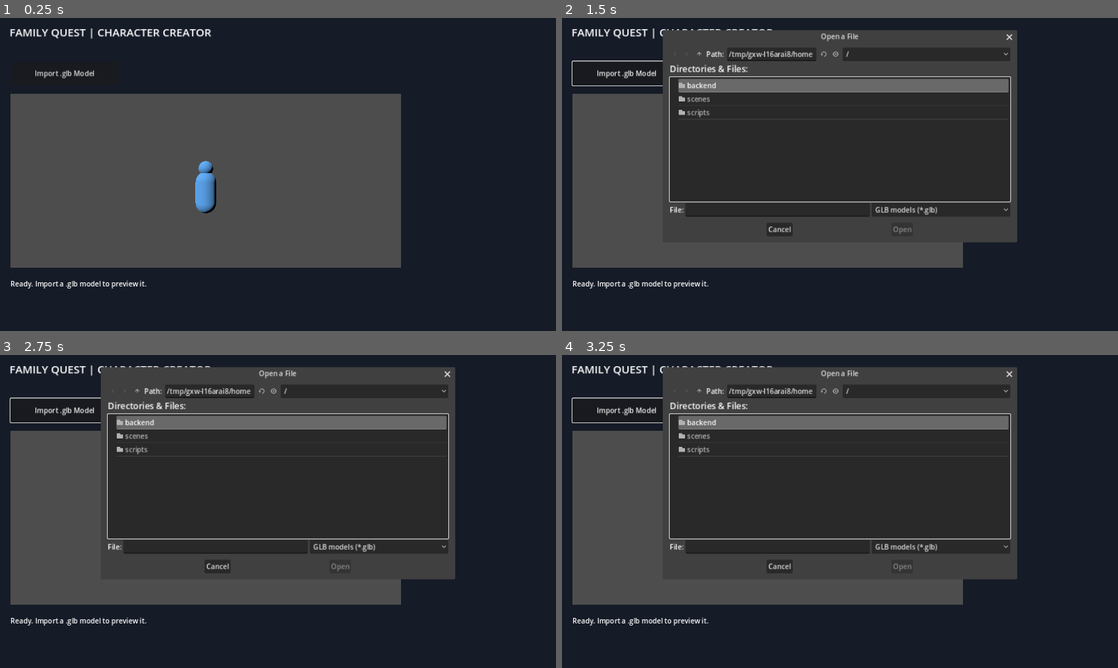
Above: before the commit, frames 1-4 (two rows, left to right).
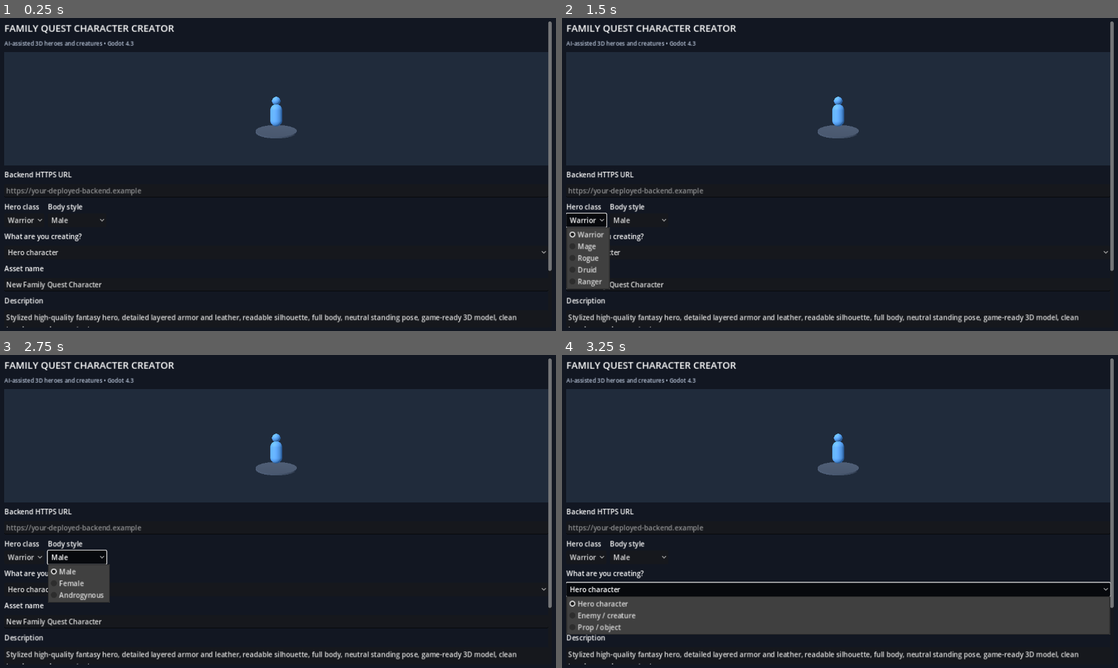
Above: after the commit, the same moments.

Repository: joeywhipple5-dot/FamilyQuest-Character-Creator
Game: Godot game, scene res://scenes/main.tscn
The game is run twice, just before and just after one commit, with the same random seed, the same clock (stepped at 60 frames per second) and the same inputs.
Inputs (mouse positions are in pixels of both pictures, inside the frame that each line leads up to):
- Up to frame 1 (0.25 s): no input
- Up to frame 2 (1.5 s): click (628, 74) at 0.5 s, where only the run before the commit has a clickable "Import .glb Model"; click (584, 221) at 1.25 s, where only the run after the commit has a clickable "Warrior"
- Up to frame 3 (2.75 s): click (77, 558) at 2 s, where only the run after the commit has a clickable "Male"
- Up to frame 4 (3.25 s): click (840, 589) at 2.75 s, where only the run after the commit has a clickable "Hero character"

The runs differ from the first frame. In frame 1, 44% of the frame differs, in the area x 0-100%, y 1-99%; in frame 2, 36%; in frame 3, 35%; in frame 4, 45%.

Commit message:
Enhance Family Quest Character Creator interface
Refactor character creator UI and backend interaction logic.

Diff:
--- a/scripts/main.gd
+++ b/scripts/main.gd
@@ -1,88 +1,225 @@
+
 extends Control
+
+# Family Quest Character Creator - Godot 4.3
+# Deploy the backend and enter its HTTPS URL before generating models.
 
 var preview_root: Node3D
 var model_root: Node3D
 var camera: Camera3D
 var status_label: Label
-var file_dialog: FileDialog
-var rotate_enabled := true
-var last_touch := Vector2.ZERO
-var touch_dragging := false
-var camera_pivot: Node3D
+var server_url_input: LineEdit
+var name_input: LineEdit
+var prompt_input: TextEdit
+var class_select: OptionButton
+var gender_select: OptionButton
+var kind_select: OptionButton
+var generate_button: Button
+var import_dialog: FileDialog
+
+var generate_http: HTTPRequest
+var status_http: HTTPRequest
+var download_http: HTTPRequest
+
+var busy := false
+var current_task_id := ""
+var generated_name := "FamilyQuest_Model"
+
 
 func _ready() -> void:
-    _build_ui()
-    _build_viewport()
+    _build_interface()
     _show_test_model()
-    _set_status("Ready. Import a .glb model to preview it.")
-
-func _build_ui() -> void:
+    _set_status("Ready. Enter your backend URL, then generate or import a GLB model.")
+
+
+func _build_interface() -> void:
     var background := ColorRect.new()
-    background.color = Color("#151b27")
+    background.color = Color("#121722")
     background.set_anchors_and_offsets_preset(Control.PRESET_FULL_RECT)
+    background.mouse_filter = Control.MOUSE_FILTER_IGNORE
     add_child(background)
 
-    var header := Label.new()
-    header.text = "FAMILY QUEST | CHARACTER CREATOR"
-    header.position = Vector2(22, 14)
-    header.size = Vector2(900, 42)
-    header.add_theme_font_size_override("font_size", 25)
-    add_child(header)
+    var scroll := ScrollContainer.new()
+    scroll.set_anchors_and_offsets_preset(Control.PRESET_FULL_RECT)
+    scroll.offset_left = 10
+    scroll.offset_top = 8
+    scroll.offset_right = -10
+    scroll.offset_bottom = -8
+    add_child(scroll)
+
+    var page := VBoxContainer.new()
+    page.size_flags_horizontal = Control.SIZE_EXPAND_FILL
+    page.add_theme_constant_override("separation", 10)
+    scroll.add_child(page)
+
+    var title := Label.new()
+    title.text = "FAMILY QUEST CHARACTER CREATOR"
+    title.add_theme_font_size_override("font_size", 22)
+    title.autowrap_mode = TextServer.AUTOWRAP_WORD_SMART
+    page.add_child(title)
+
+    var subtitle := Label.new()
+    subtitle.text = "AI-assisted 3D heroes and creatures • Godot 4.3"
+    subtitle.add_theme_font_size_override("font_size", 13)
+    subtitle.modulate = Color("#b8c4d8")
+    page.add_child(subtitle)
+
+    _build_preview(page)
+
+    var server_label := Label.new()
+    server_label.text = "Backend HTTPS URL"
+    page.add_child(server_label)
+
+    server_url_input = LineEdit.new()
+    server_url_input.placeholder_text = "https://your-deployed-backend.example"
+    server_url_input.text = ""
+    server_url_input.clear_button_enabled = true
+    page.add_child(server_url_input)
+
+    var selectors := GridContainer.new()
+    selectors.columns = 2
+    selectors.add_theme_constant_override("h_separation", 8)
+    selectors.add_theme_constant_override("v_separation", 6)
+    page.add_child(selectors)
+
+    var class_box := VBoxContainer.new()
+    selectors.add_child(class_box)
+
+    var class_label := Label.new()
+    class_label.text = "Hero class"
+    class_box.add_child(class_label)
+
+    class_select = OptionButton.new()
+    for hero_class in ["Warrior", "Mage", "Rogue", "Druid", "Ranger"]:
+        class_select.add_item(hero_class)
+    class_box.add_child(class_select)
+
+    var gender_box := VBoxContainer.new()
+    selectors.add_child(gender_box)
+
+    var gender_label := Label.new()
+    gender_label.text = "Body style"
+    gender_box.add_child(gender_label)
+
+    gender_select = OptionButton.new()
+    gender_select.add_item("Male")
+    gender_select.add_item("Female")
+    gender_select.add_item("Androgynous")
+    gender_box.add_child(gender_select)
+
+    var kind_label := Label.new()
+    kind_label.text = "What are you creating?"
+    page.add_child(kind_label)
+
+    kind_select = OptionButton.new()
+    kind_select.add_item("Hero character")
+    kind_select.add_item("Enemy / creature")
+    kind_select.add_item("Prop / object")
+    kind_select.item_selected.connect(_on_kind_changed)
+    page.add_child(kind_select)
+
+    var name_label := Label.new()
+    name_label.text = "Asset name"
+    page.add_child(name_label)
+
+    name_input = LineEdit.new()
+    name_input.text = "New Family Quest Character"
+    name_input.max_length = 100
+    page.add_child(name_input)
+
+    var prompt_label := Label.new()
+    prompt_label.text = "Description"
+    page.add_child(prompt_label)
+
+    prompt_input = TextEdit.new()
+    prompt_input.custom_minimum_size = Vector2(0, 92)
+    prompt_input.placeholder_text = "Describe armor, materials, colors, face, equipment, silhouette, and fantasy style..."
+    prompt_input.wrap_mode = TextEdit.LINE_WRAPPING_BOUNDARY
+    prompt_input.text = "Stylized high-quality fantasy hero, detailed layered armor and leather, readable silhouette, full body, neutral standing pose, game-ready 3D model, clean topology, no base or text."
+    page.add_child(prompt_input)
+
+    var actions := HBoxContainer.new()
+    actions.add_theme_constant_override("separation", 8)
+    page.add_child(actions)
+
+    generate_button = Button.new()
+    generate_button.text = "Generate 3D Model"
+    generate_button.size_flags_horizontal = Control.SIZE_EXPAND_FILL
+    generate_button.custom_minimum_size = Vector2(0, 48)
+    generate_button.pressed.connect(_generate_model)
+    actions.add_child(generate_button)
 
     var import_button := Button.new()
-    import_button.text = "Import .glb Model"
-    import_button.position = Vector2(24, 100)
-    import_button.size = Vector2(250, 55)
-    import_button.pressed.connect(_open_file_picker)
-    add_child(import_button)
+    import_button.text = "Import GLB"
+    import_button.custom_minimum_size = Vector2(110, 48)
+    import_button.pressed.connect(_open_import_dialog)
+    actions.add_child(import_button)
 
     status_label = Label.new()
-    status_label.text = "Loading..."
-    status_label.position = Vector2(24, 600)
-    status_label.size = Vector2(900, 60)
-    add_child(status_label)
-
-    file_dialog = FileDialog.new()
-    file_dialog.title = "Choose a GLB model"
-    file_dialog.file_mode = FileDialog.FILE_MODE_OPEN_FILE
-    file_dialog.access = FileDialog.ACCESS_FILESYSTEM
-    file_dialog.filters = PackedStringArray(["*.glb ; GLB models"])
-    file_dialog.file_selected.connect(_load_glb)
-    add_child(file_dialog)
-func _build_viewport() -> void:
-    var panel := Panel.new()
-    panel.position = Vector2(24, 175)
-    panel.size = Vector2(900, 400)
-    add_child(panel)
+    status_label.text = "Ready"
+    status_label.autowrap_mode = TextServer.AUTOWRAP_WORD_SMART
+    status_label.custom_minimum_size = Vector2(0, 42)
+    status_label.add_theme_font_size_override("font_size", 13)
+    page.add_child(status_label)
+
+    generate_http = HTTPRequest.new()
+    generate_http.timeout = 90.0
+    add_child(generate_http)
+
+    status_http = HTTPRequest.new()
+    status_http.timeout = 40.0
+    add_child(status_http)
+
+    download_http = HTTPRequest.new()
+    download_http.timeout = 180.0
+    download_http.body_size_limit = 100 * 1024 * 1024
+    add_child(download_http)
+
+    import_dialog = FileDialog.new()
+    import_dialog.title = "Choose a GLB model"
+    import_dialog.file_mode = FileDialog.FILE_MODE_OPEN_FILE
+    import_dialog.access = FileDialog.ACCESS_FILESYSTEM
+    import_dialog.filters = PackedStringArray(["*.glb ; GLB 3D models"])
+    import_dialog.file_selected.connect(_load_glb)
+    add_child(import_dialog)
+
+
+func _build_preview(parent: VBoxContainer) -> void:
+    var preview_panel := Panel.new()
+    preview_panel.custom_minimum_size = Vector2(0, 260)
+    parent.add_child(preview_panel)
 
     var viewport_container := SubViewportContainer.new()
-    viewport_container.set_anchors_and_offsets_preset(
-        Control.PRESET_FULL_RECT
-    )
-    panel.add_child(viewport_container)
+    viewport_container.set_anchors_and_offsets_preset(Control.PRESET_FULL_RECT)
+    viewport_container.stretch = true
+    preview_panel.add_child(viewport_container)
 
     var sub_viewport := SubViewport.new()
-    sub_viewport.size = Vector2i(900, 400)
+    sub_viewport.size = Vector2i(720, 420)
     sub_viewport.render_target_update_mode = SubViewport.UPDATE_ALWAYS
     viewport_container.add_child(sub_viewport)
 
     preview_root = Node3D.new()
     sub_viewport.add_child(preview_root)
 
-    var environment_node := WorldEnvironment.new()
+    var world := WorldEnvironment.new()
     var environment := Environment.new()
-    environment.background_mode = Environment.BG_SKY
-    environment_node.environment = environment
-    preview_root.add_child(environment_node)
+    environment.background_mode = Environment.BG_COLOR
+    environment.background_color = Color("#202b3b")
+    environment.ambient_light_source = Environment.AMBIENT_SOURCE_COLOR
+    environment.ambient_light_color = Color("#a9b8ce")
+    environment.ambient_light_energy = 0.8
+    world.environment = environment
+    preview_root.add_child(world)
 
     var light := DirectionalLight3D.new()
     light.rotation_degrees = Vector3(-35, -35, 0)
-    light.light_energy = 1.5
+    light.light_energy = 1.6
     preview_root.add_child(light)
 
     camera = Camera3D.new()
-    camera.position = Vector3(0, 1.5, 5)
-    camera.look_at(Vector3(0, 1, 0), Vector3.UP)
+    camera.position = Vector3(0, 1.45, 5.2)
+    camera.look_at(Vector3(0, 1.0, 0), Vector3.UP)
     preview_root.add_child(camera)
     camera.current = true
 
@@ -91,56 +228,268 @@
 
 
 func _show_test_model() -> void:
+    _clear_model()
+
+    var material := StandardMaterial3D.new()
+    material.albedo_color = Color("#4b8dce")
+    material.roughness = 0.72
+
     var body := MeshInstance3D.new()
     var body_mesh := CapsuleMesh.new()
-    body_mesh.radius = 0.45
-    body_mesh.height = 1.8
+    body_mesh.radius = 0.42
+    body_mesh.height = 1.55
     body.mesh = body_mesh
     body.position.y = 1.0
-
-    var material := StandardMaterial3D.new()
-    material.albedo_color = Color("#4b8dce")
     body.material_override = material
     model_root.add_child(body)
 
     var head := MeshInstance3D.new()
     var head_mesh := SphereMesh.new()
-    head_mesh.radius = 0.32
-    head_mesh.height = 0.64
+    head_mesh.radius = 0.3
+    head_mesh.height = 0.6
     head.mesh = head_mesh
-    head.position.y = 2.05
+    head.position.y = 2.0
     head.material_override = material
     model_root.add_child(head)
 
-
-func _open_file_picker() -> void:
-    file_dialog.popup_centered(
-        Vector2i(800, 600)
+    var ground := MeshInstance3D.new()
+    var ground_mesh := CylinderMesh.new()
+    ground_mesh.top_radius = 1.4
+    ground_mesh.bottom_radius = 1.4
+    ground_mesh.height = 0.08
+    ground.mesh = ground_mesh
+    ground.position.y = -0.04
+
+    var ground_material := StandardMaterial3D.new()
+    ground_material.albedo_color = Color("#354254")
+    ground.material_override = ground_material
+    model_root.add_child(ground)
+
+
+func _on_kind_changed(index: int) -> void:
+    class_select.disabled = index != 0
+    gender_select.disabled = index != 0
+
+    if index == 1:
+        prompt_input.text = "Original fantasy enemy creature, distinctive silhouette, detailed skin and armor materials, full body, neutral standing pose, game-ready 3D model, no text."
+    elif index == 2:
+        prompt_input.text = "Fantasy game prop, detailed readable shape, high-quality materials, centered isolated object, game-ready 3D model, no text."
+    else:
+        prompt_input.text = "Stylized high-quality fantasy hero, detailed layered armor and leather, readable silhouette, full body, neutral standing pose, game-ready 3D model, no base or text."
+
+
+func _generate_model() -> void:
+    if busy:
+        return
+
+    var base_url := server_url_input.text.strip_edges().trim_suffix("/")
+    if base_url.is_empty() or not (base_url.begins_with("https://") or base_url.begins_with("http://localhost")):
+        _set_status("Enter your deployed backend HTTPS URL first.")
+        return
+
+    var description := prompt_input.text.strip_edges()
+    if description.length() < 5:
+        _set_status("Enter a longer description for the model.")
+        return
+
+    var kind := kind_select.get_item_text(kind_select.selected)
+    var final_prompt := description
+
+    if kind == "Hero character":
+        final_prompt += ", class: " + class_select.get_item_text(class_select.selected)
+        final_prompt += ", body style: " + gender_select.get_item_text(gender_select.selected)
+    elif kind == "Enemy / creature":
+        final_prompt += ", original enemy creature for the Family Quest fantasy RPG"
+    else:
+        final_prompt += ", prop for the Family Quest fantasy RPG"
+
+    generated_name = name_input.text.strip_edges()
+    if generated_name.is_empty():
+        generated_name = "FamilyQuest_Model"
+
+    busy = true
+    generate_button.disabled = true
+    _set_status("Submitting model generation request...")
+
+    var payload := {
+        "prompt": final_prompt,
+        "name": generated_name
+    }
+
+    var headers := PackedStringArray(["Content-Type: application/json"])
+    var request_error := generate_http.request(
+        base_url + "/generate",
+        headers,
+        HTTPClient.METHOD_POST,
+        JSON.stringify(payload)
     )
+
+    if request_error != OK:
+        _finish_busy("Could not start the request. Check the backend URL and connection.")
+        return
+
+    var response: Array = await generate_http.request_completed
+    var response_code: int = response[1]
+    var body: PackedByteArray = response[3]
+    var parsed = JSON.parse_string(body.get_string_from_utf8())
+
+    if response[0] != HTTPRequest.RESULT_SUCCESS or response_code < 200 or response_code >= 300:
+        _finish_busy("Generation request failed (HTTP " + str(response_code) + "). Check that the backend is deployed and configured.")
+        return
+
+    if not (parsed is Dictionary) or not parsed.has("task_id"):
+        _finish_busy("Backend response did not include a task ID.")
+        return
+
+    current_task_id = str(parsed["task_id"])
+    _set_status("Generation started. Task: " + current_task_id)
+
+    for attempt in range(60):
+        await get_tree().create_timer(3.0).timeout
+
+        var status_error := status_http.request(
+            base_url + "/status/" + current_task_id,
+            PackedStringArray(),
+            HTTPClient.METHOD_GET
+        )
+
+        if status_error != OK:
+            _finish_busy("Could not check generation progress.")
+            return
+
+        var status_response: Array = await status_http.request_completed
+        var status_code: int = status_response[1]
+        var status_body: PackedByteArray = status_response[3]
+        var status_data = JSON.parse_string(status_body.get_string_from_utf8())
+
+        if status_response[0] != HTTPRequest.RESULT_SUCCESS or status_code < 200 or status_code >= 300 or not (status_data is Dictionary):
+            _finish_busy("Could not read generation status (HTTP " + str(status_code) + ").")
+            return
+
+        var state := str(status_data.get("status", "unknown")).to_lower()
+        var progress := int(status_data.get("progress", 0))
+        _set_status("Generating model: " + str(progress) + "% • " + state)
+
+        if state == "success":
+            await _download_generated_model(base_url, current_task_id)
+            return
+
+        if state == "failed" or state == "cancelled" or state == "canceled":
+            _finish_busy("Model generation did not complete: " + state)
+            return
+
+    _finish_busy("Generation is taking longer than expected. Task ID: " + current_task_id)
+
+
+func _download_generated_model(base_url: String, task_id: String) -> void:
+    _set_status("Model ready. Downloading GLB...")
+
+    var error := download_http.request(
+        base_url + "/download/" + task_id,
+        PackedStringArray(),
+        HTTPClient.METHOD_GET
+    )
+
+    if error != OK:
+        _finish_busy("Could not start model download.")
+        return
+
+    var response: Array = await download_http.request_completed
+    var code: int = response[1]
+    var bytes: PackedByteArray = response[3]
+
+    if response[0] != HTTPRequest.RESULT_SUCCESS or code < 200 or code >= 300 or bytes.is_empty():
+        _finish_busy("Model download failed (HTTP " + str(code) + ").")
+        return
+
+    var safe_name := generated_name.to_snake_case().validate_filename()
+    if safe_name.is_empty():
+        safe_name = "family_quest_model"
+
+    var path := "user://" + safe_name + ".glb"
+    var file := FileAccess.open(path, FileAccess.WRITE)
+
+    if file == null:
+        _finish_busy("Downloaded model, but could not save it to app storage.")
+        return
+
+    file.store_buffer(bytes)
+    file.close()
+
+    _load_glb(path)
+    _finish_busy("Model downloaded and saved in app storage: " + path)
+
+
+func _open_import_dialog() -> void:
+    import_dialog.popup_centered(Vector2i(800, 600))
 
 
 func _load_glb(path: String) -> void:
     var document := GLTFDocument.new()
     var state := GLTFState.new()
-
     var result := document.append_from_file(path, state)
 
     if result != OK:
-        _set_status("Import failed. Check that the file is a valid GLB.")
+        _set_status("Could not import this GLB. Check the file format.")
         return
 
     var imported_scene := document.generate_scene(state)
 
     if imported_scene == null:
-        _set_status("Could not create a scene from this GLB.")
+        _set_status("Godot could not create a scene from this GLB.")
+        return
+
+    _clear_model()
+    model_root.add_child(imported_scene)
+    _frame_model(imported_scene)
+    _set_status("GLB loaded: " + path.get_file())
+
+
+func _frame_model(imported_scene: Node3D) -> void:
+    var bounds := AABB()
+    var found_mesh := false
+    var meshes := imported_scene.find_children("*", "MeshInstance3D", true, false)
+
+    for node in meshes:
+        var mesh_node := node as MeshInstance3D
+        if mesh_node.mesh != null:
+            var mesh_bounds := mesh_node.mesh.get_aabb()
+            var transformed := mesh_node.global_transform * Transform3D(Basis.IDENTITY, mesh_bounds.position)
+            var world_box := AABB(transformed.origin, mesh_bounds.size)
+
+            if not found_mesh:
+                bounds = world_box
+                found_mesh = true
+            else:
+                bounds = bounds.merge(world_box)
+
+    if found_mesh:
+        var center := bounds.get_center()
+        imported_scene.position -= center
+        camera.position = Vector3(
+            0,
+            maxf(bounds.size.y * 0.55, 1.0),
+            maxf(bounds.size.length() * 0.9, 3.0)
+        )
+        camera.look_at(Vector3.ZERO, Vector3.UP)
+
+
+func _clear_model() -> void:
+    if not is_instance_valid(model_root):
         return
 
     for child in model_root.get_children():
         model_root.remove_child(child)
-        child.free()
-
-    model_root.add_child(imported_scene)
-    _set_status("GLB loaded successfully: " + path.get_file())
+        child.queue_free()
+
+
+func _finish_busy(message: String) -> void:
+    busy = false
+
+    if is_instance_valid(generate_button):
+        generate_button.disabled = false
+
+    _set_status(message)
 
 
 func _set_status(message: String) -> void:
